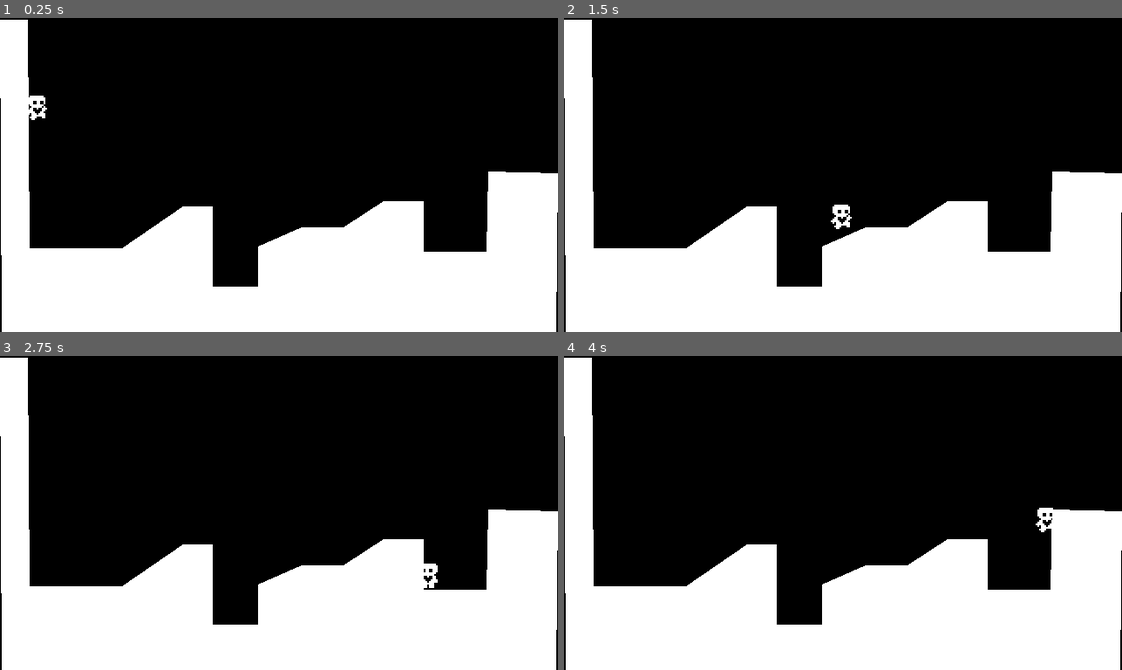
Above: before the commit, frames 1-4 (two rows, left to right).
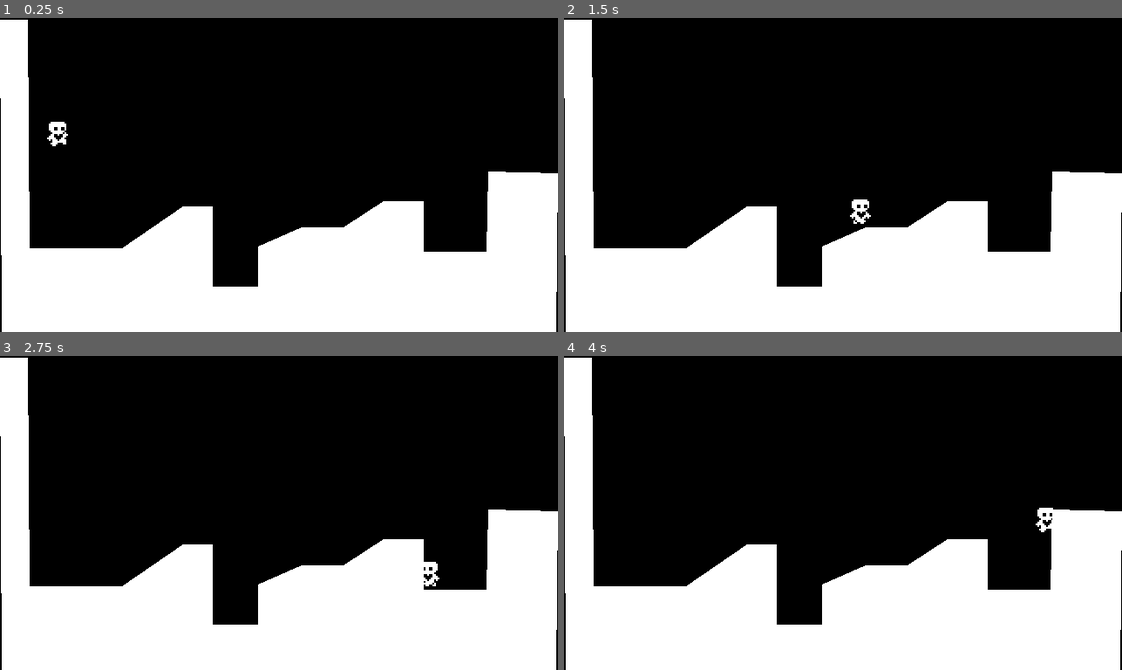
Above: after the commit, the same moments.

Repository: alexandernair/Heart-Platformer
Game: Godot game, scene res://world.tscn
Same seed, same stepped clock (60 frames per second), same inputs: the game is played once before the commit and once after it.
Inputs:
- Up to frame 1 (0.25 s): no input
- Up to frame 2 (1.5 s): hold Right (ui_right) from 0.53 s (still down); tap Up (ui_up) at 0.77 s
- Up to frame 3 (2.75 s): tap Up (ui_up) at 1.52 s; release Right (ui_right) at 2.03 s; hold Left (ui_left) from 2.03 s (still down)
- Up to frame 4 (4 s): release Left (ui_left) at 2.78 s; hold Right (ui_right) from 2.78 s (still down); tap Up (ui_up) at 3.02, 3.77 s

The runs differ from the first frame. In frame 1, 0.3% of the frame differs, in the area x 5-13%, y 24-41%; in frame 2, 0.3%, in the area x 47-55%, y 57-68%; in frame 3, less than 0.1%; in frame 4, nothing differs.

Commit message:
adding coyote jump

Diff:
--- a/player.gd
+++ b/player.gd
@@ -8,6 +8,7 @@
 # Get the gravity from the project settings to be synced with RigidBody nodes.
 var gravity = ProjectSettings.get_setting("physics/2d/default_gravity")
 @onready var animated_sprite_2d = $AnimatedSprite2D
+@onready var coyote_jump_timer = $CoyoteJumpTimer
 
 func _physics_process(delta):
 	apply_gravity(delta)
@@ -16,17 +17,21 @@
 	handel_acceleration(input_axis, delta)
 	apply_friction(input_axis, delta)
 	update_animations(input_axis)
+	var was_on_floor = is_on_floor()
 	move_and_slide()
+	var just_left_ledge = was_on_floor and not is_on_floor() and velocity.y >= 0
+	if just_left_ledge:
+		coyote_jump_timer.start()
 
 func apply_gravity(delta):
 		if not is_on_floor():
 			velocity.y += gravity * delta
 
 func handel_jump():
-	if is_on_floor():
+	if is_on_floor() or coyote_jump_timer.time_left > 0.0:
 		if Input.is_action_just_pressed("ui_up"):
 			velocity.y = JUMP_VELOCITY
-	else:
+	if not is_on_floor():
 		if Input.is_action_just_released("ui_up") and velocity.y < JUMP_VELOCITY/2:
 			velocity.y = JUMP_VELOCITY * 1/2
 
--- a/player.tscn
+++ b/player.tscn
@@ -87,9 +87,13 @@
 [node name="AnimatedSprite2D" type="AnimatedSprite2D" parent="."]
 sprite_frames = SubResource("SpriteFrames_ea73d")
 animation = &"idle"
-frame_progress = 0.60858
+frame_progress = 0.189554
 
 [node name="CollisionShape2D" type="CollisionShape2D" parent="."]
 visible = false
 position = Vector2(0, 2)
 shape = SubResource("RectangleShape2D_we6tl")
+
+[node name="CoyoteJumpTimer" type="Timer" parent="."]
+wait_time = 0.15
+one_shot = true
--- a/world.tscn
+++ b/world.tscn
@@ -6,8 +6,8 @@
 [node name="World" type="Node2D"]
 script = ExtResource("1_symwx")
 
-[node name="CharacterBody2D" parent="." instance=ExtResource("2_3cxdc")]
-position = Vector2(21, 18)
+[node name="Player" parent="." instance=ExtResource("2_3cxdc")]
+position = Vector2(33, 33)
 
 [node name="StaticBody2D" type="StaticBody2D" parent="."]
 
